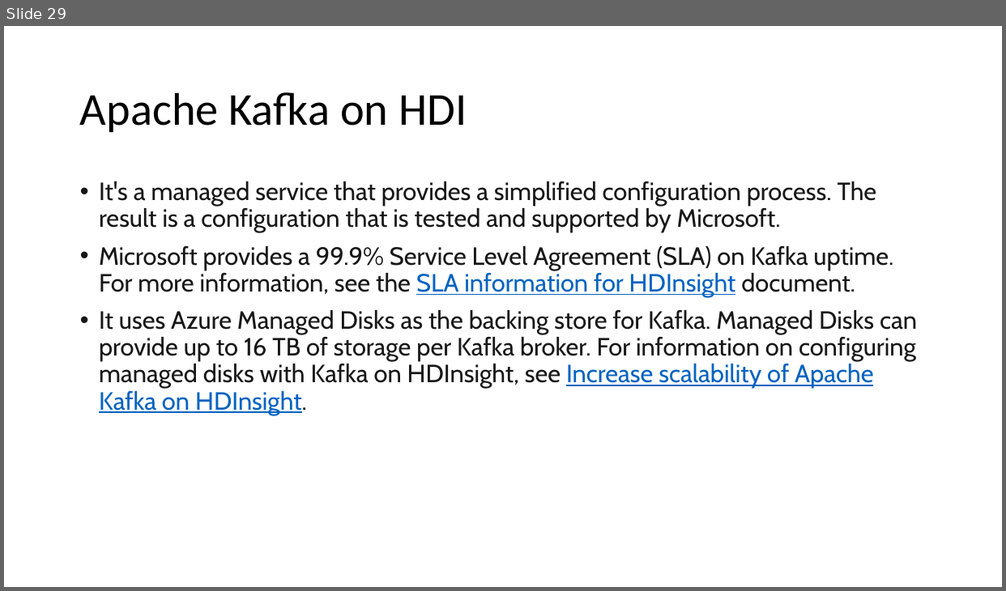
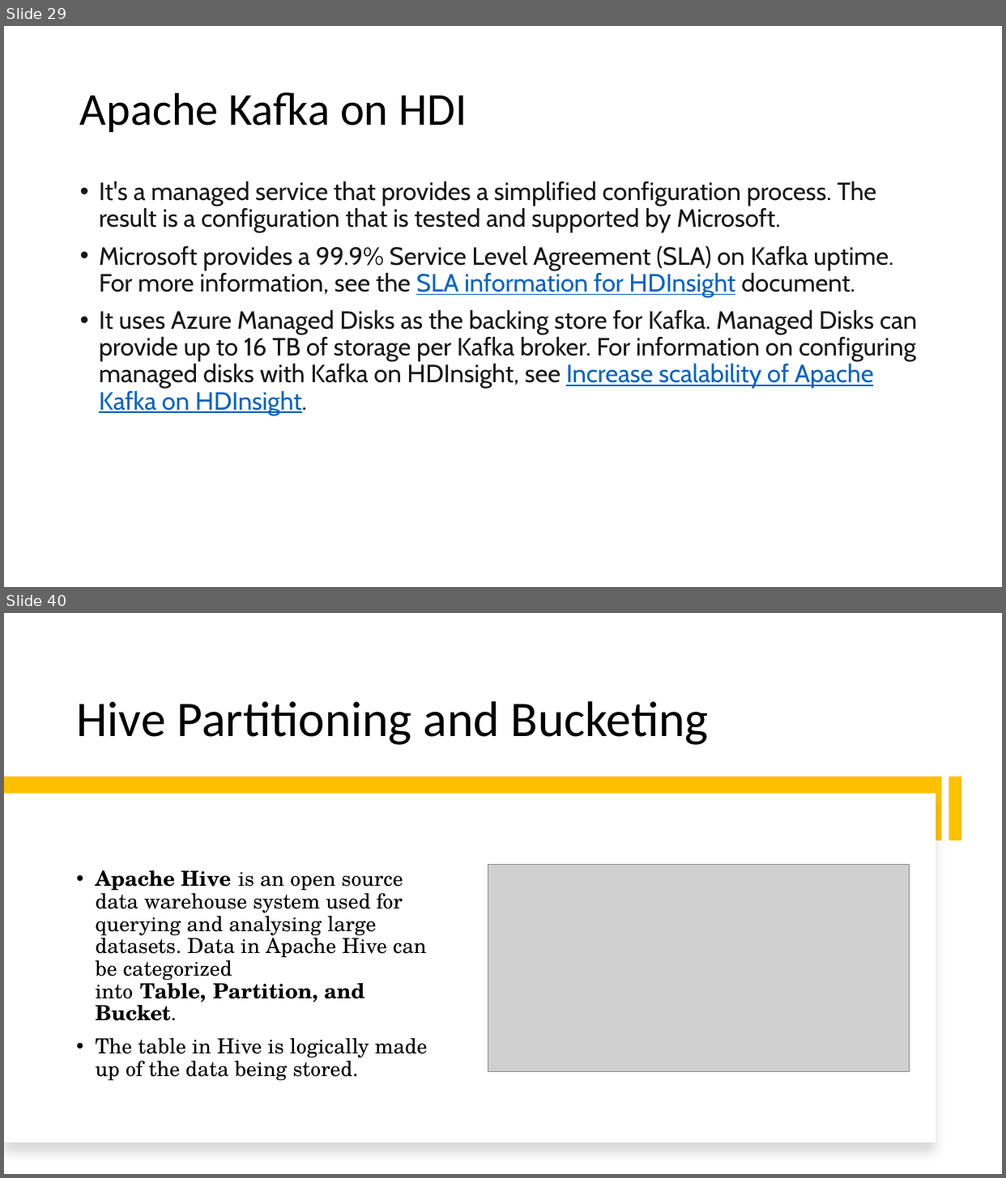
Before and after one commit to imcuteani/Azure_Big_Data_Training, a slide deck: Slides/Big Data Overview.pptx. Shown one above the other, each under a label of ours: slide 29 before the commit, slides 29 and 40 after it; the slides between them are not shown. The pictures are 1006x591 and 1006x1178 pixels, drawn with LibreOffice and Linux fonts; fonts in the diff are those of the drawing; grey boxes stand for pictures. Boxes give left, top, right and bottom in pixels: in the first picture for what was removed or moved away, otherwise in the second. Text is boxed around its words. In the diff, an @@ line names an element or a change of style, - is before the commit and + after.

```diff
--- a/Slides/Big Data Overview.pptx
+++ b/Slides/Big Data Overview.pptx
@@ slide 40 added at <box>4,613,1002,1174</box>, background #FFFFFF @@
@@ title added at <box>76,701,709,745</box>, 48 pt, text #000000 @@
+Hive Partitioning and Bucketing
@@ rectangle added at <box>4,777,942,841</box>, fill #FFC000 @@
@@ rectangle added at <box>948,777,961,841</box>, fill #FFC000 @@
@@ rectangle added at <box>4,794,936,1143</box>, fill #FFFFFF @@
@@ text added at <box>96,871,428,1081</box>, 20 pt, text #000000 @@
+• Apache Hive is an open source data warehouse system used for querying and analysing large datasets. Data in Apache Hive can be categorized into Table, Partition, and Bucket.
+• The table in Hive is logically made up of the data being stored.
@@ picture added at <box>488,865,909,1072</box> @@
```
Also in this commit, not shown: 19 other slides added, 22 other files.
